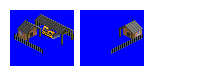
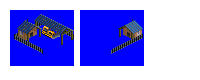
Two versions of the same layered image (200x80). Layer-by-layer changes:
painted on "Layer 7" over [18, 21, 35, 38]
painted on "Layer 6" over [34, 14, 68, 34]
painted on "Layer 5" over [126, 20, 143, 33]
